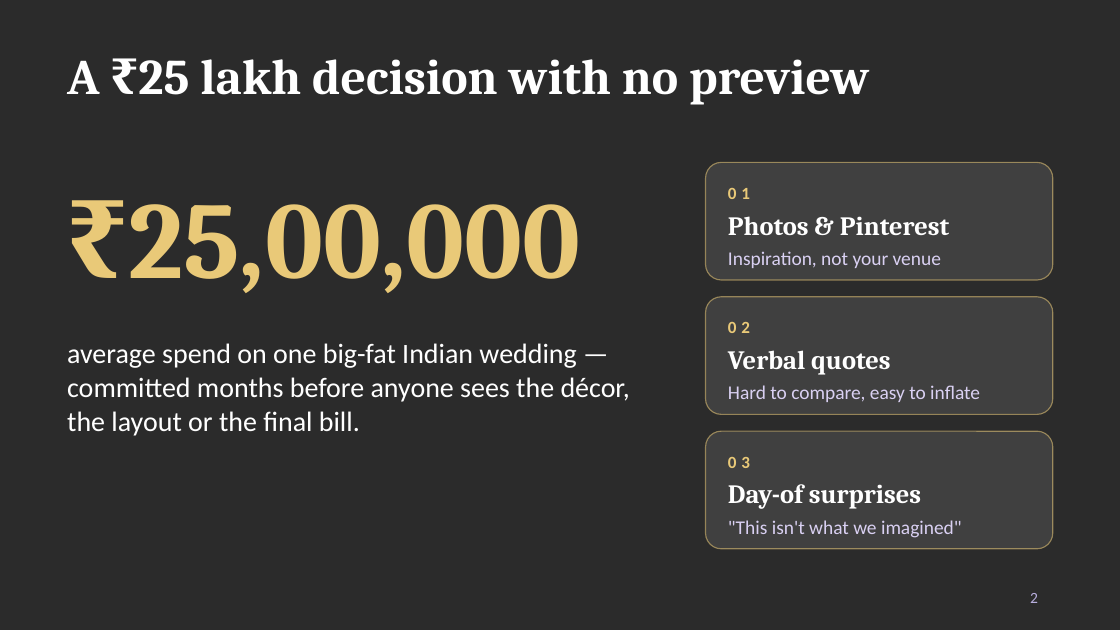
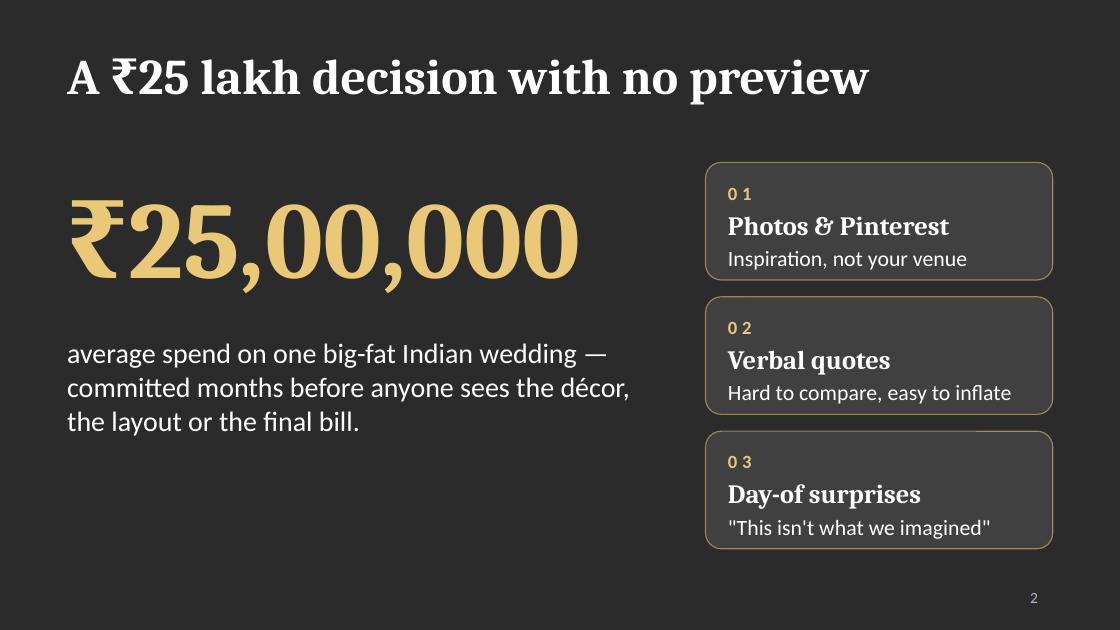
Before and after one commit to vaibhavdave/weddingplanner, a slide deck: slide 2 of pitch/WedVerse_AI_Shark_Tank_Pitch.pptx. Drawn at 1120x630 pixels with LibreOffice and Linux fonts; fonts in the diff are those of the drawing; background and template pictures are left out; a plain dark background stands for a picture behind light text. Boxes give left, top, right and bottom in pixels: in the first picture for what was removed or moved away, otherwise in the second. Text is boxed around its words. In the diff, an @@ line names an element or a change of style, - is before the commit and + after.

```diff
--- a/pitch/WedVerse_AI_Shark_Tank_Pitch.pptx
+++ b/pitch/WedVerse_AI_Shark_Tank_Pitch.pptx
@@ size 11 to 12 pt in 3 elements at (x1=728, y1=188, x2=752, y2=200), (x1=728, y1=322, x2=752, y2=334), (x1=728, y1=456, x2=752, y2=468) @@
@@ size 12.5 to 14 pt, text colour #D9D0F2 to #FFFFFF in 3 elements at (x1=728, y1=251, x2=967, y2=270), (x1=728, y1=385, x2=1011, y2=404), (x1=728, y1=520, x2=991, y2=539) @@
```
Also in this commit, not shown: 6 other slides changed, 1 slide added, 1 slide removed, 4 other files.
